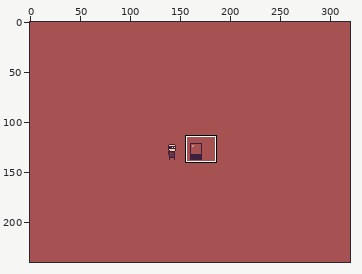
File history of a pixel-art file, Aseprite/misc/screen_mockup.aseprite. The picture above shows the old version from afar; the outline marks the close-up.
Close-up. As it was:
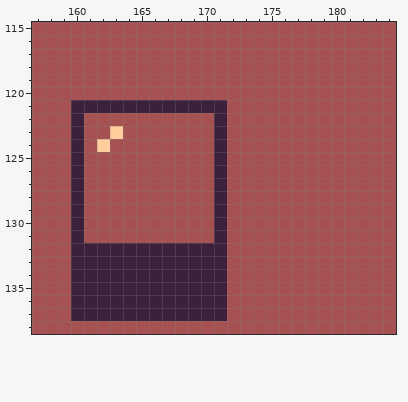
320x240 pixels, 1 frame. Shown: x 157..184, y 115..138.
After:
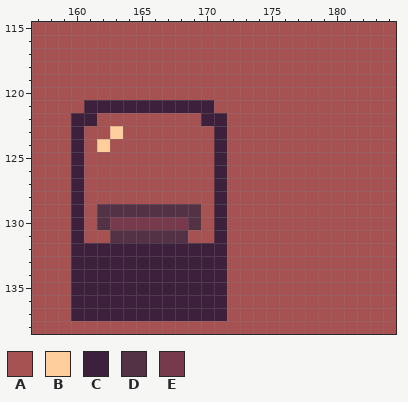
Palette (. is transparent): A #a75252  B #ffce9c  C #3d203b  D #543246  E #773a4d
Commit message: Put level timer in Main to keep it running during thievery
Difference:
Changed rows in their new state; - is an unchanged pixel.
Layer "Layer 1":
first column x 160:
121 A----------A
122 -C--------C-
first column x 162:
129 DDDDDDDD
130 DEEEEEED
131 -DDDDDD-
Boxes around the changes in both close-ups, in picture pixels (x1, y1, x2, y2):
changed: (71, 100, 97, 126)
changed: (201, 100, 227, 126)
changed: (97, 204, 201, 243)
